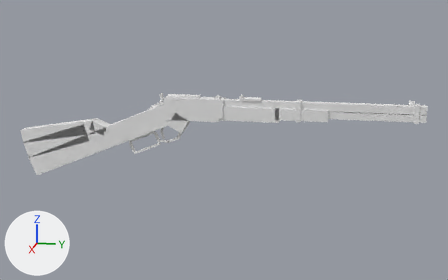
A saved change to the glTF model common/src/main/resources/assets/actionarms/models/gltf/gun/m1873.glb.
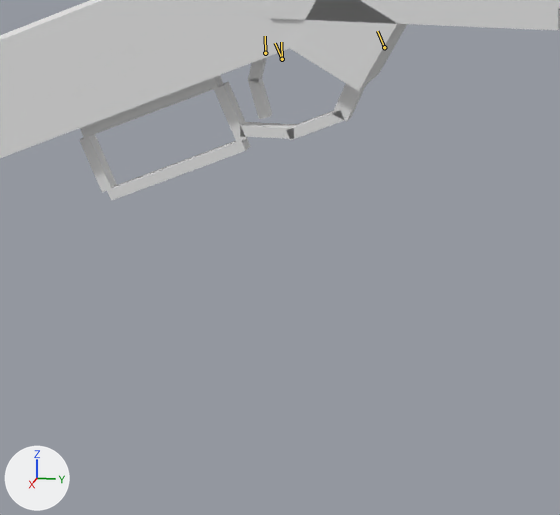
Old and new are each drawn whole from a 50 mm camera at (1.742, 0.522, 0.406) aimed at (-0.009, 0.172, -0.031) and again close up on the part from 25% to 49% of the width and 42% to 76% of the height. Every picture has the same lights, and +X, +Y and +Z are marked at lower left. The bones that bend it are drawn over the model as lines in the close-ups.
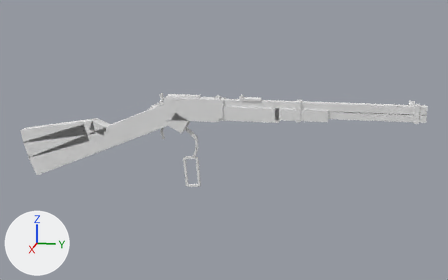
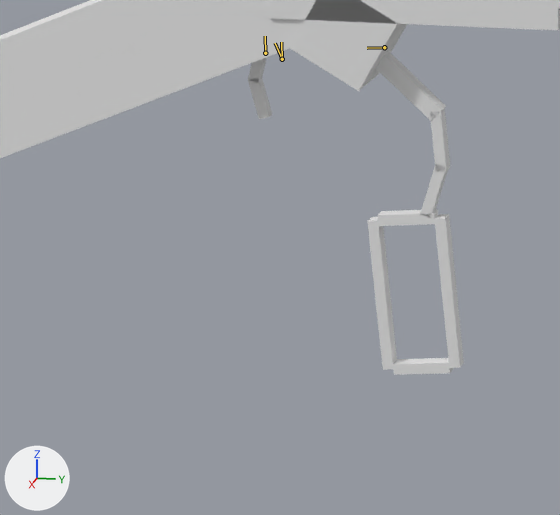
The newer file adds an action. The first version stands in its rest pose; the second is drawn at frame 0 of the action 'leverDown'.

Pixel boxes [x1, y1, x2, y2] of what changed, in the close-ups (560 x 515 px):
'Mesh_0', posed
    before: [0, 0, 560, 201]
    after: [0, 0, 560, 375]
bone 'lever', root to tip
    before: (384, 47) to (377, 31)
    after: (384, 47) to (367, 48)

What the commit changed:
Bone 'lever' (bone_lever) turns from (0, 0, 0) to (73, 0, 0) degrees about its own x, y and z.
